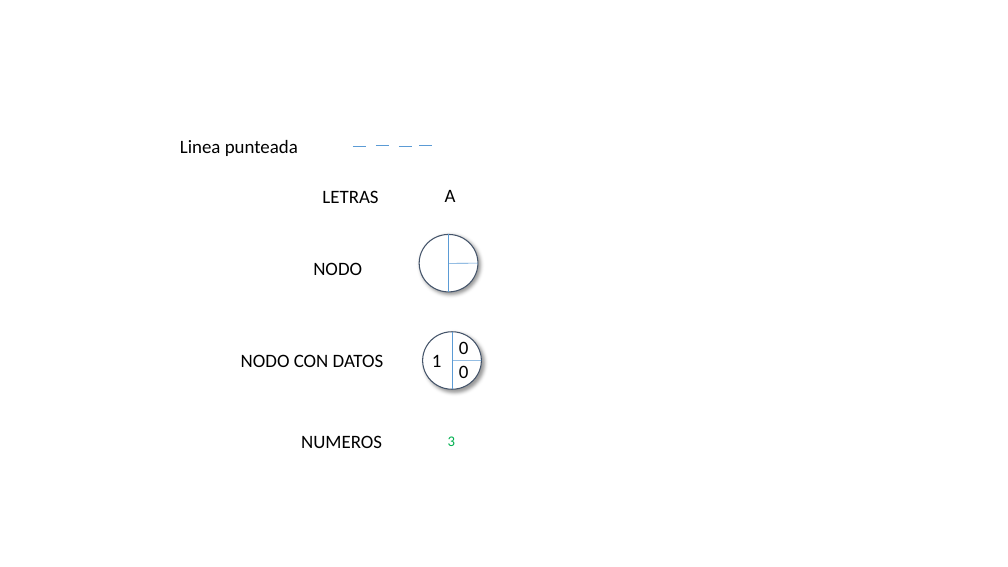
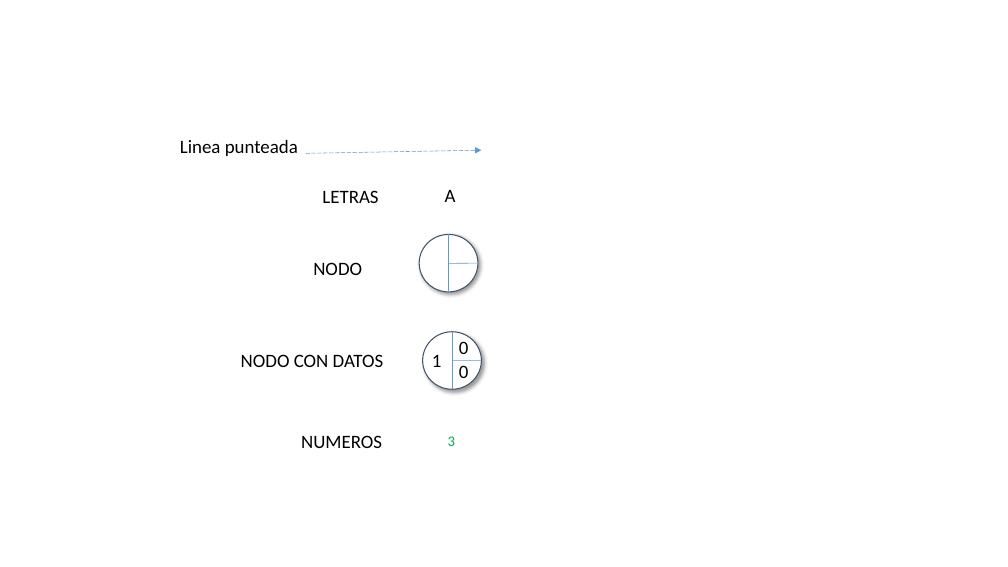
Before and after one commit to miparnisari/modelos2fiuba, a slide deck: slide 1 of tp3-proyectos/Imagenes.pptx. Drawn at 1008x567 pixels with LibreOffice and Linux fonts; fonts in the diff are those of the drawing. Boxes give left, top, right and bottom in pixels: in the first picture for what was removed or moved away, otherwise in the second. Text is boxed around its words. In the diff, an @@ line names an element or a change of style, - is before the commit and + after.

```diff
--- a/tp3-proyectos/Imagenes.pptx
+++ b/tp3-proyectos/Imagenes.pptx
@@ line removed from (353, 146) to (366, 146) @@
@@ line removed from (376, 146) to (389, 146) @@
@@ line removed from (399, 146) to (412, 146) @@
@@ line removed from (420, 146) to (433, 146) @@
@@ arrow added from (306, 154) to (482, 150), #5B9BD5 0.5 pt dashed @@
```
Also in this commit, not shown: 1 other slide changed, 1 slide added, 1 slide removed, 2 other files.
